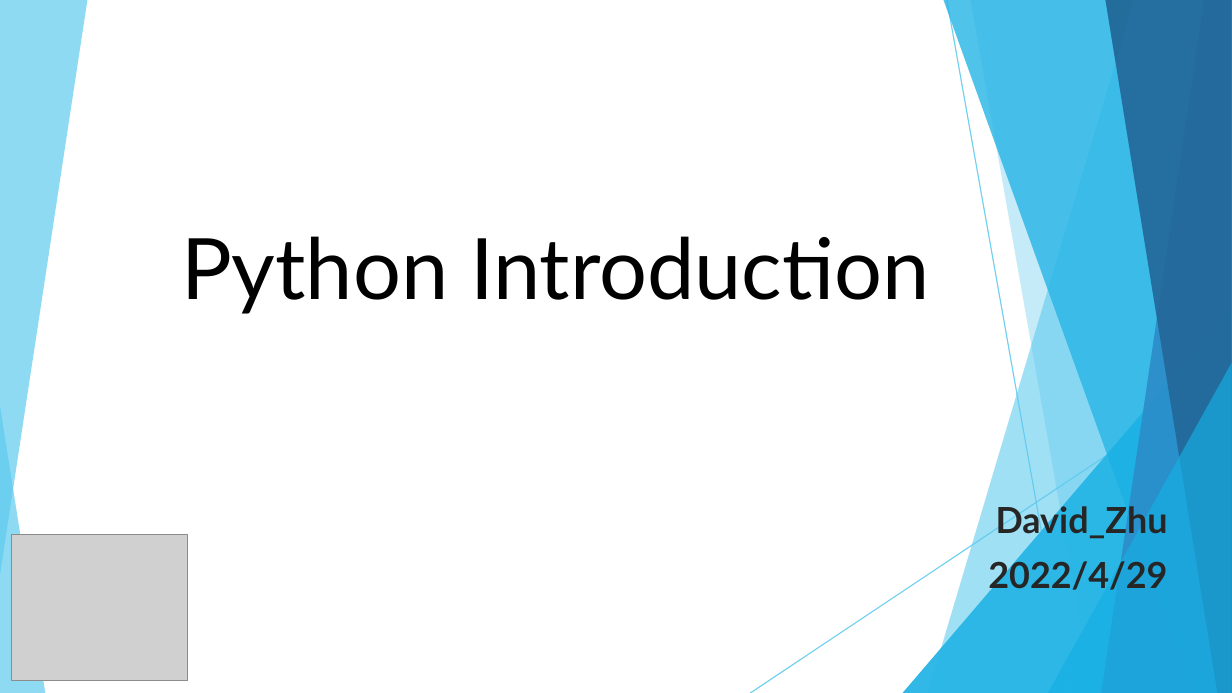
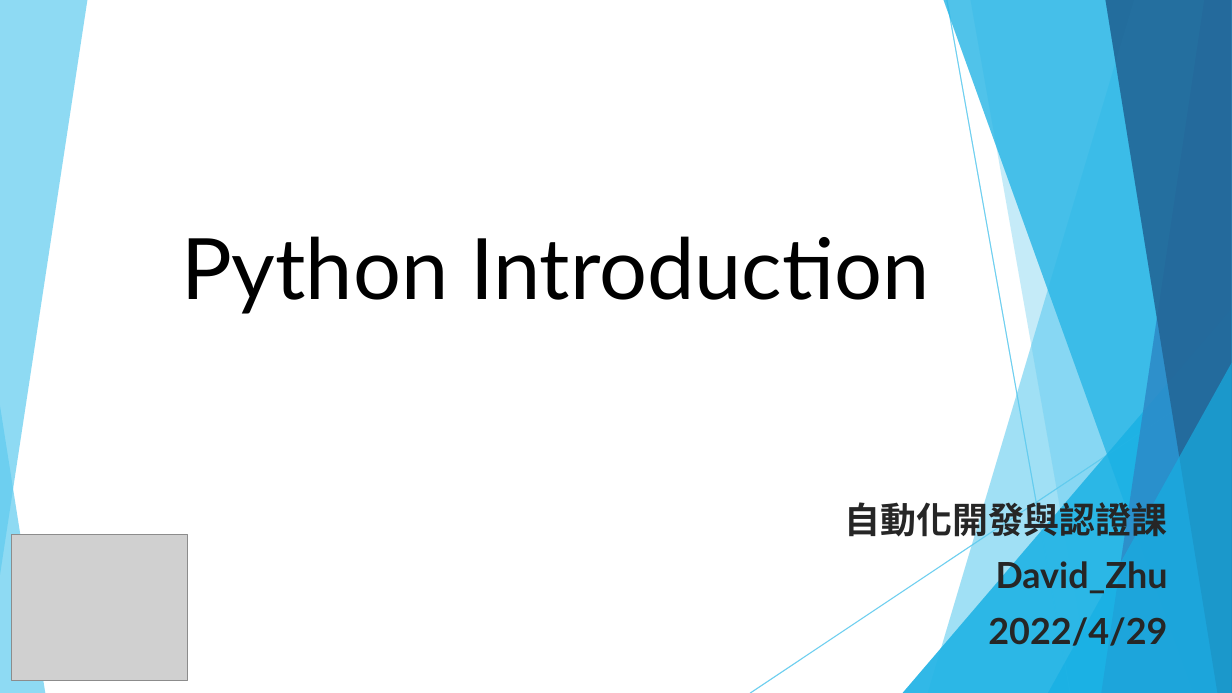
Before and after one commit to DavidChu0424/PythonIntroduction, a slide deck: slide 1 of Python Introduction.pptx. Drawn at 1232x693 pixels with LibreOffice and Linux fonts; fonts in the diff are those of the drawing; grey boxes stand for pictures. Boxes give left, top, right and bottom in pixels: in the first picture for what was removed or moved away, otherwise in the second. Text is boxed around its words. In the diff, an @@ line names an element or a change of style, - is before the commit and + after.

```diff
--- a/Python Introduction.pptx
+++ b/Python Introduction.pptx
@@ subtitle at <box>845,496,1168,542</box>: paragraph added @@
+自動化開發與認證課
```
Also in this commit, not shown: 1 slide added.
